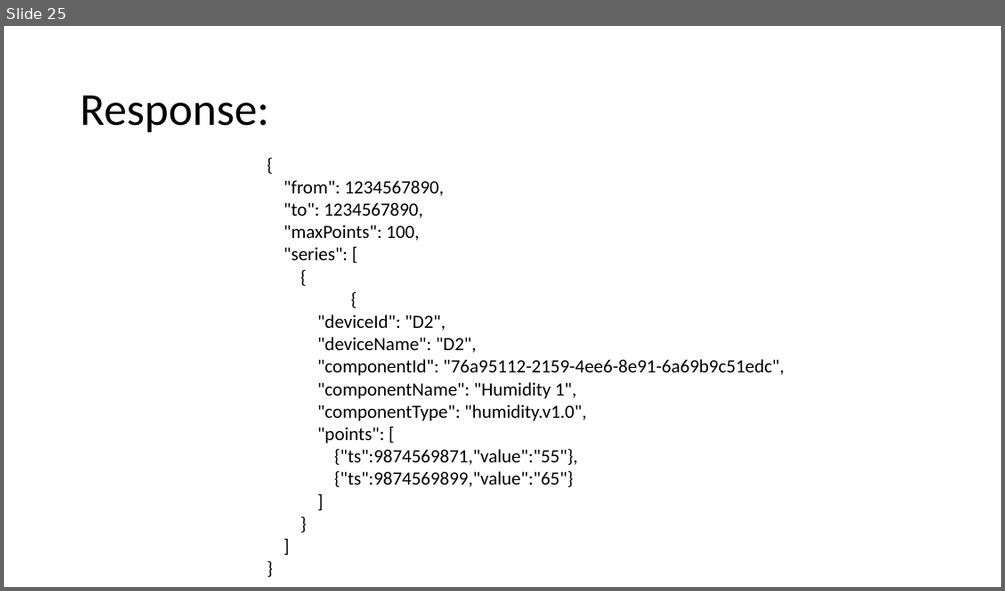
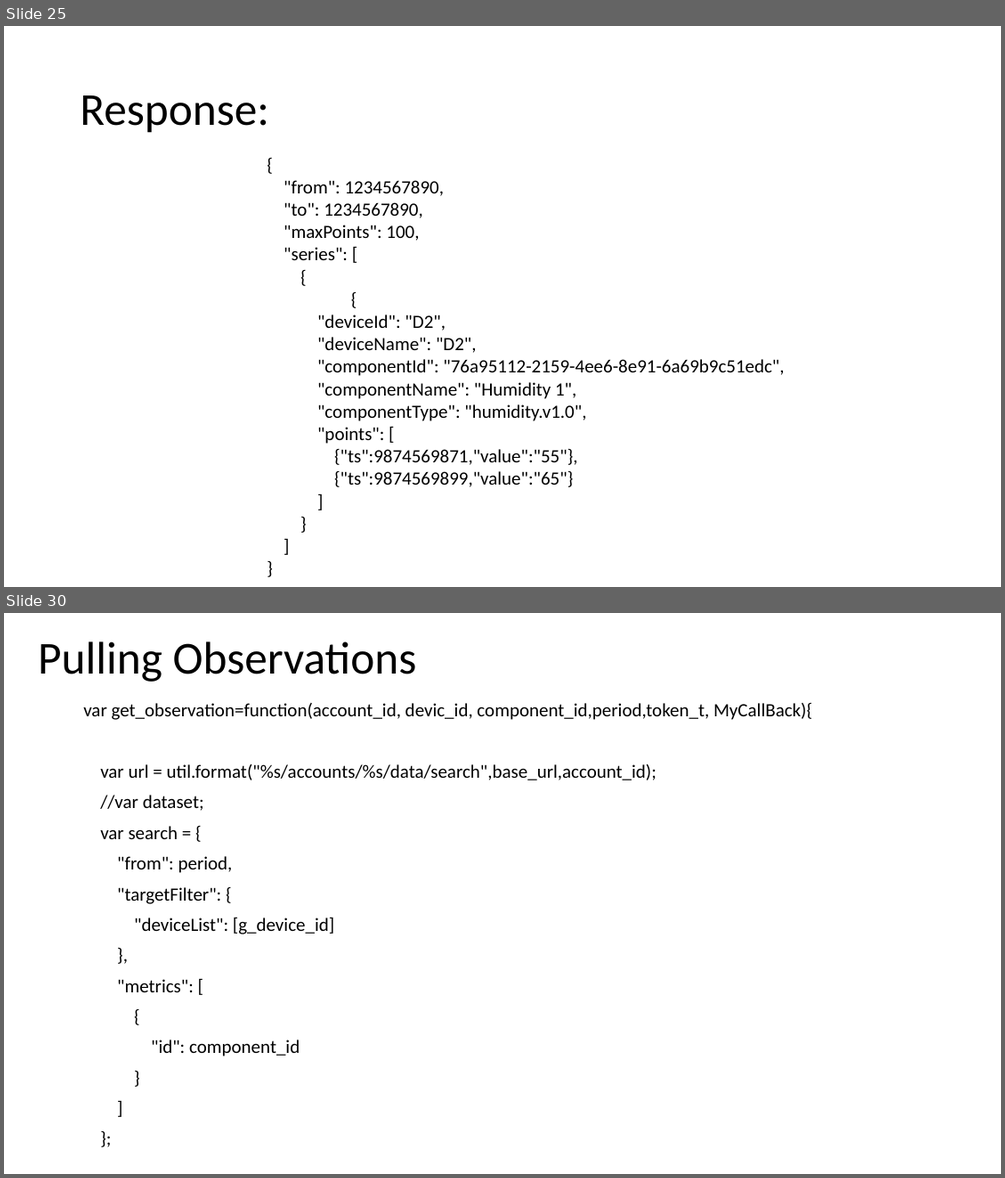
Before and after one commit to Simociocoiu/enable-workshop, a slide deck: EnableIoT Workshop_ALL.pptx. Shown one above the other, each under a label of ours: slide 25 before the commit, slides 25 and 30 after it; the slides between them are not shown. The pictures are 1005x591 and 1005x1178 pixels, drawn with LibreOffice and Linux fonts; fonts in the diff are those of the drawing. Boxes give left, top, right and bottom in pixels: in the first picture for what was removed or moved away, otherwise in the second. Text is boxed around its words. In the diff, an @@ line names an element or a change of style, - is before the commit and + after.

```diff
--- a/EnableIoT Workshop_ALL.pptx
+++ b/EnableIoT Workshop_ALL.pptx
@@ slide 30 added at bbox=[4, 613, 1001, 1174], background #FFFFFF @@
@@ title added at bbox=[38, 641, 417, 682], 44 pt, text #000000 @@
+Pulling Observations
@@ text added at bbox=[83, 703, 812, 1056], 18 pt, text #000000 @@
+var get_observation=function(account_id, devic_id, component_id,period,token_t, MyCallBack){
+var url = util.format("%s/accounts/%s/data/search",base_url,account_id);
+//var dataset;
+var search = {
+"from": period,
+"targetFilter": {
+"deviceList": [g_device_id]
+},
+"metrics": [
+{
+"id": component_id
+}
+]
+};
```
Also in this commit, not shown: 10 other slides added.
